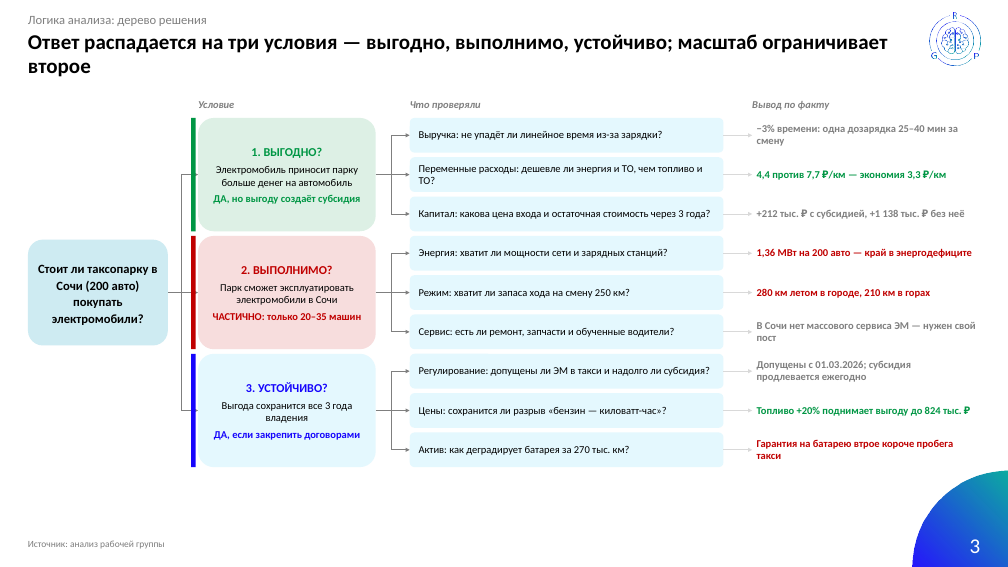
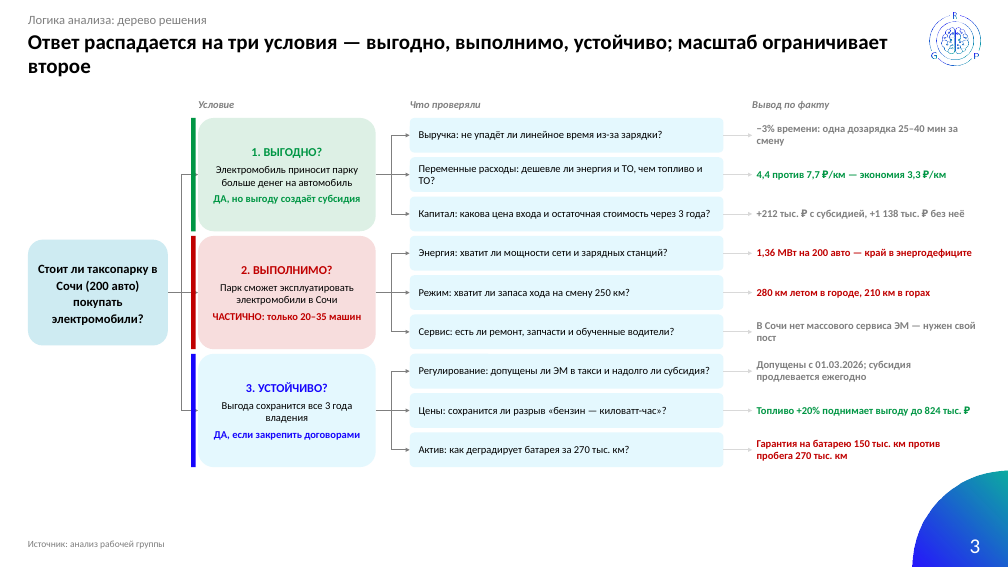
Before and after one commit to caesart966-web/first_reposirtory, a slide deck: slide 3 of taxi-ev-sochi/output/Электромобили_в_таксопарке_Сочи.pptx. Drawn at 1008x567 pixels with LibreOffice and Linux fonts; fonts in the diff are those of the drawing. Boxes give left, top, right and bottom in pixels: in the first picture for what was removed or moved away, otherwise in the second. Text is boxed around its words. In the diff, an @@ line names an element or a change of style, - is before the commit and + after.

```diff
--- a/taxi-ev-sochi/output/Электромобили_в_таксопарке_Сочи.pptx
+++ b/taxi-ev-sochi/output/Электромобили_в_таксопарке_Сочи.pptx
@@ text at (757,440,940,461): text changed @@
-Гарантия на батарею втрое короче пробега такси
+Гарантия на батарею 150 тыс. км против пробега 270 тыс. км
```
Also in this commit, not shown: 3 other slides changed, 5 other files.
